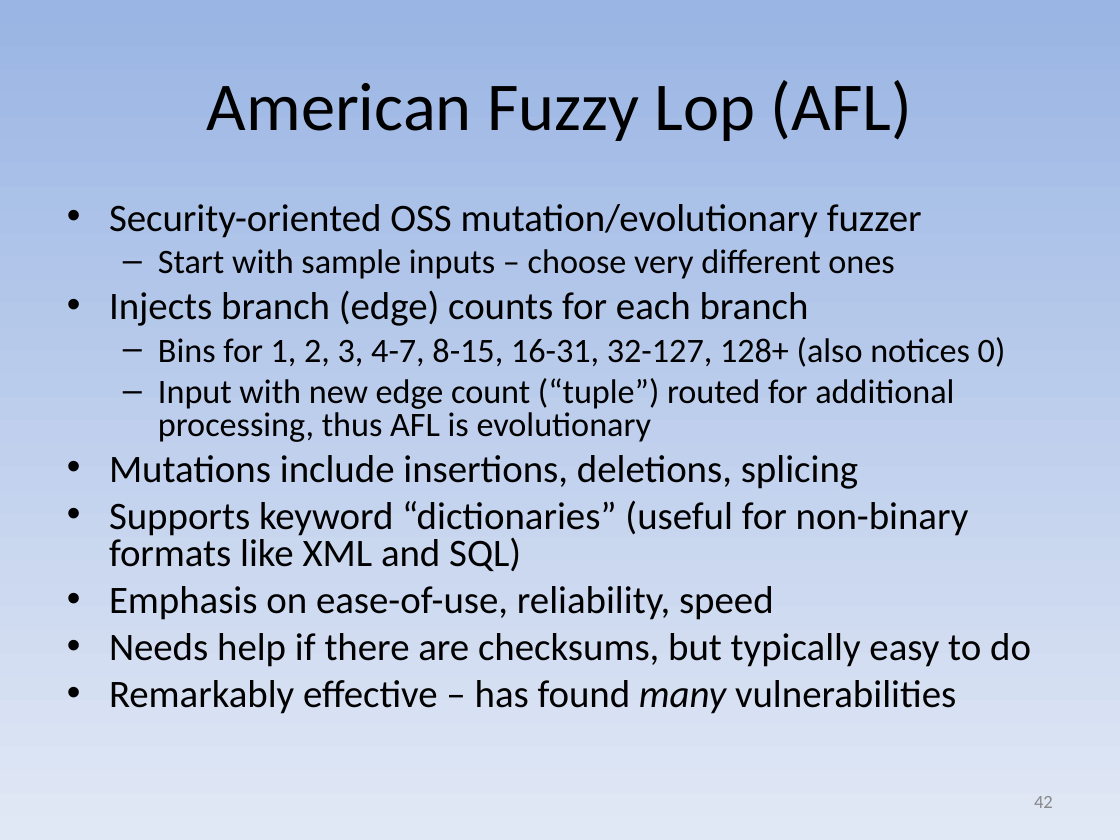
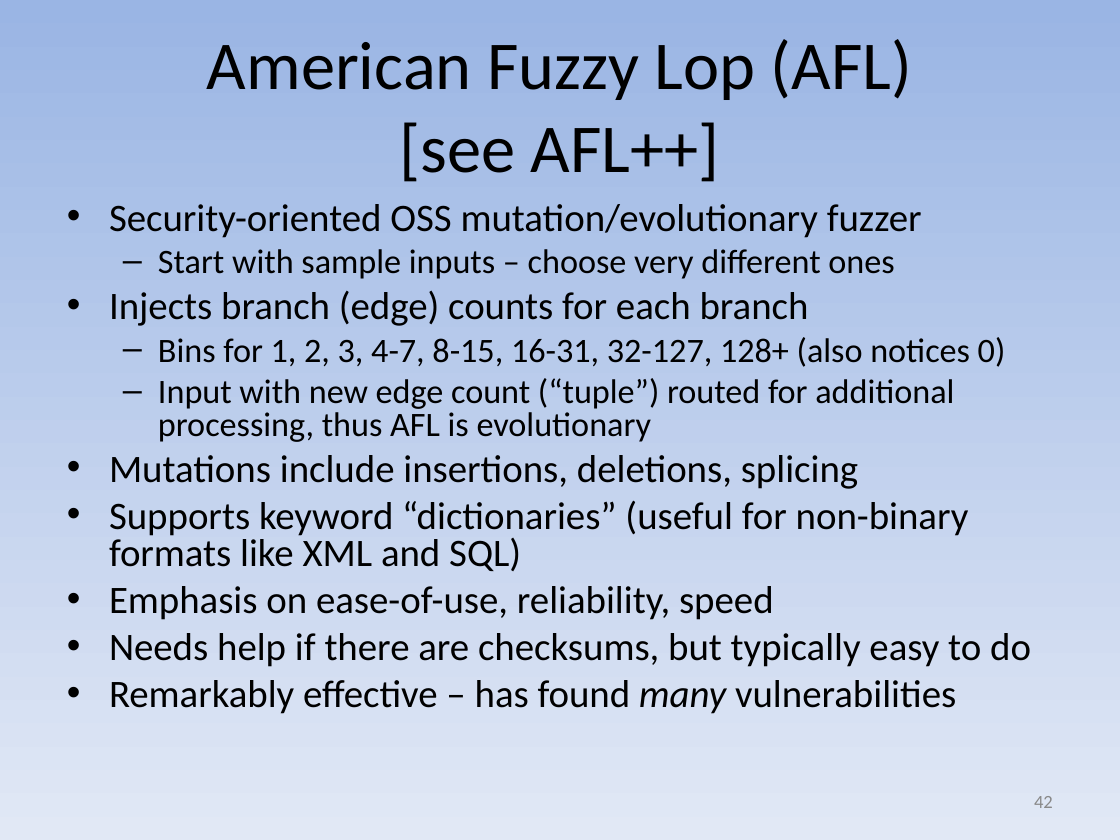
Before and after one commit to david-a-wheeler/david-a-wheeler.github.io, a slide deck: slide 42 of secure-class/presentations/Secure-Software-9-Tools.ppt. Drawn at 1120x840 pixels with LibreOffice and Linux fonts; fonts in the diff are those of the drawing. Boxes give left, top, right and bottom in pixels: in the first picture for what was removed or moved away, otherwise in the second. Text is boxed around its words. In the diff, an @@ line names an element or a change of style, - is before the commit and + after.

```diff
--- a/secure-class/presentations/Secure-Software-9-Tools.ppt
+++ b/secure-class/presentations/Secure-Software-9-Tools.ppt
@@ title at (x1=207, y1=39, x2=912, y2=182): text changed @@
-American Fuzzy Lop (AFL)
+American Fuzzy Lop (AFL)
+[see AFL++]
```
Also in this commit, not shown: 2 other slides changed.
